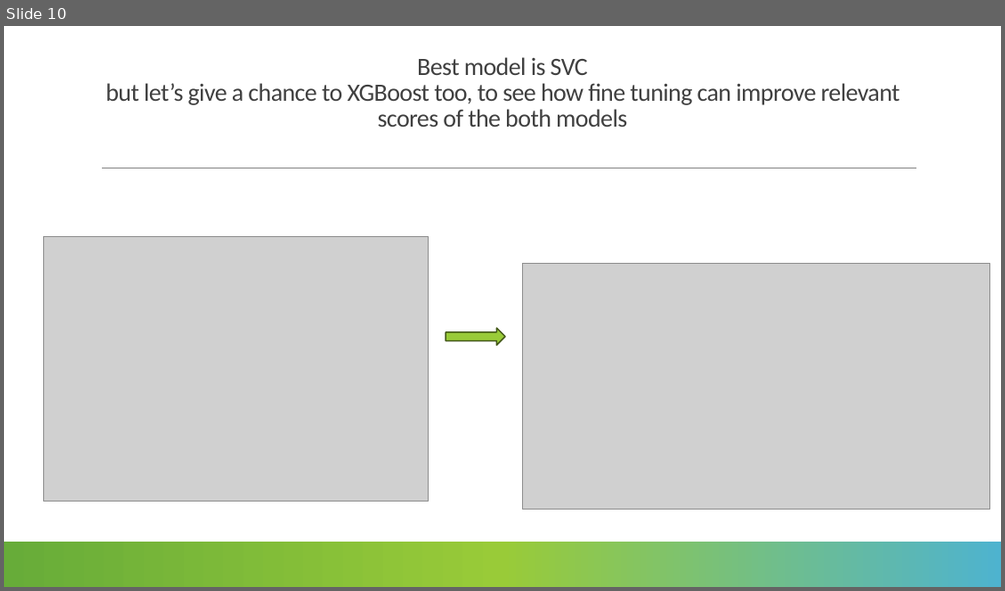
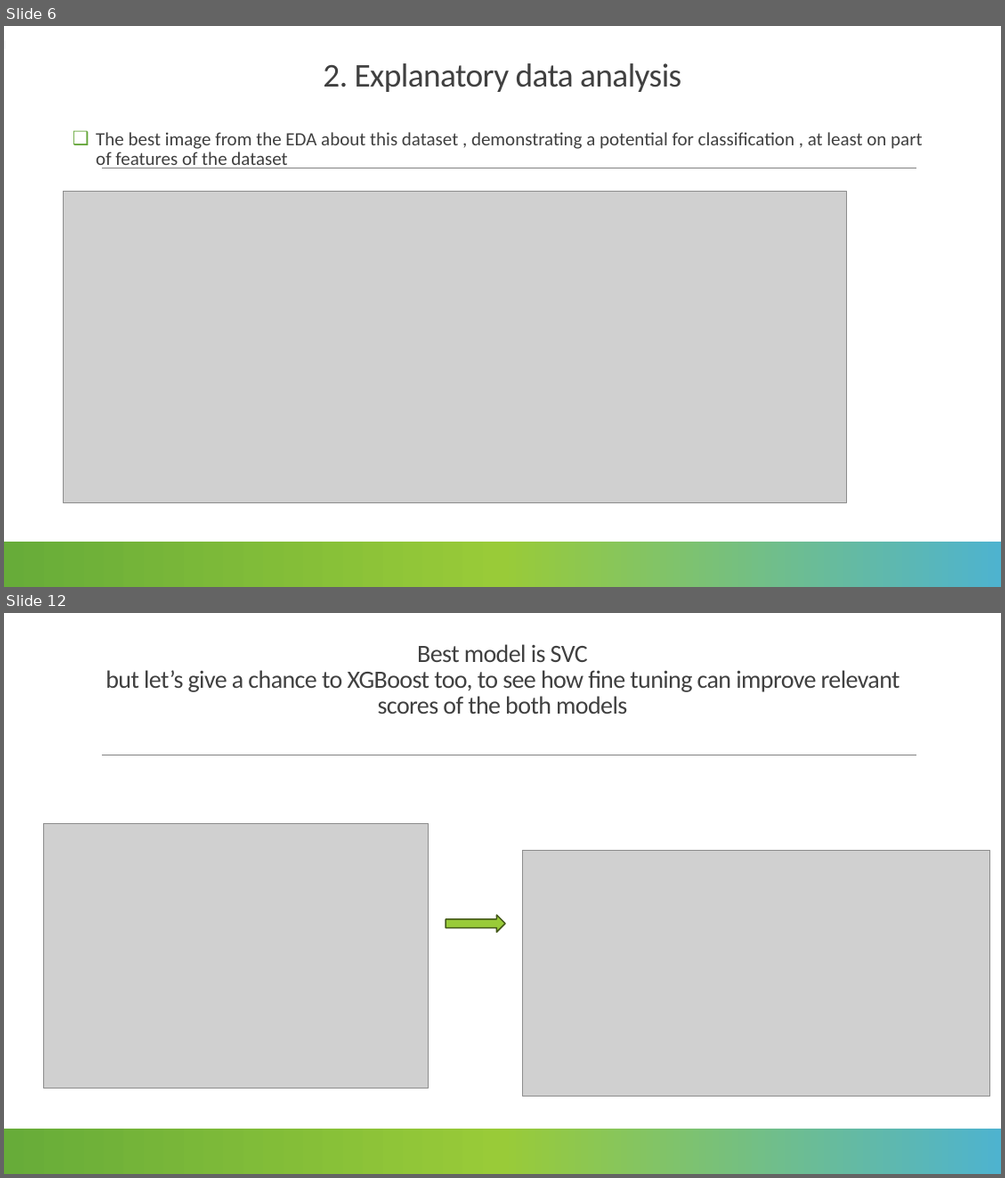
Before and after one commit to lmanov1/CancerPrediction, a slide deck: PROJECT_PRESENTATION.pptx. Shown one above the other, each under a label of ours: slide 10 before the commit, slides 6 and 12 after it; the slides between them are not shown. The pictures are 1005x591 and 1005x1178 pixels, drawn with LibreOffice and Linux fonts; fonts in the diff are those of the drawing; grey boxes stand for pictures. Boxes give left, top, right and bottom in pixels: in the first picture for what was removed or moved away, otherwise in the second. Text is boxed around its words. In the diff, an @@ line names an element or a change of style, - is before the commit and + after.

```diff
--- a/PROJECT_PRESENTATION.pptx
+++ b/PROJECT_PRESENTATION.pptx
@@ slide 6 added at (x1=4, y1=26, x2=1001, y2=587), background #FFFFFF; not listed: 4 template elements that a slide beside it also shows @@
@@ rectangle added at (x1=4, y1=40, x2=6, y2=48), fill #F8F9FA @@
@@ title added at (x1=323, y1=63, x2=681, y2=92), 32 pt, text #404040 @@
+2. Explanatory data analysis
@@ text added at (x1=96, y1=132, x2=922, y2=168), 18 pt, text #404040 @@
+❑ The best image from the EDA about this dataset , demonstrating a potential for classification , at least on part of features of the dataset
@@ picture added at (x1=63, y1=191, x2=847, y2=502) @@
@@ what was slide 10 is now slide 12 @@
```
Also in this commit, not shown: 10 slides changed, 1 other slide added, 2 other files.
